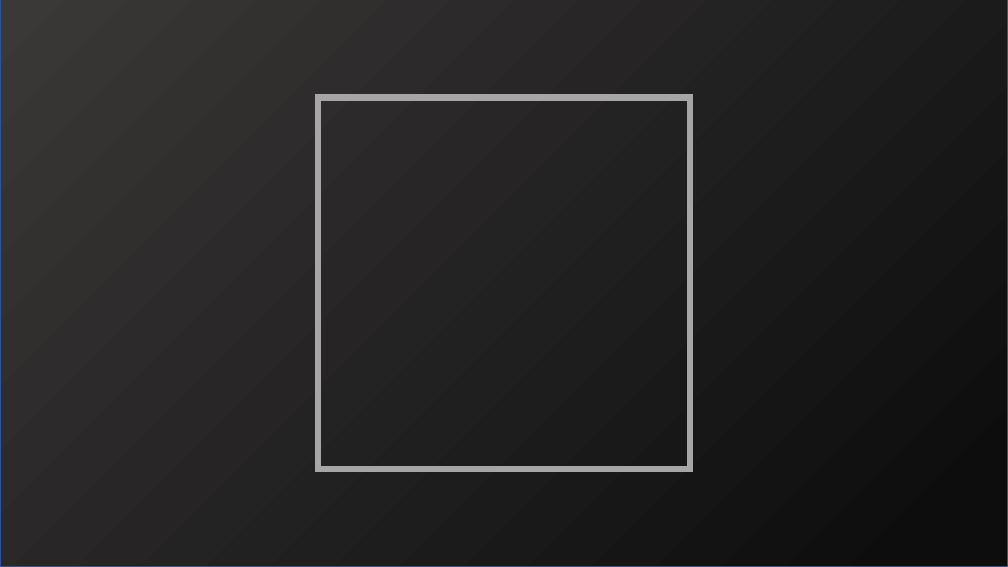
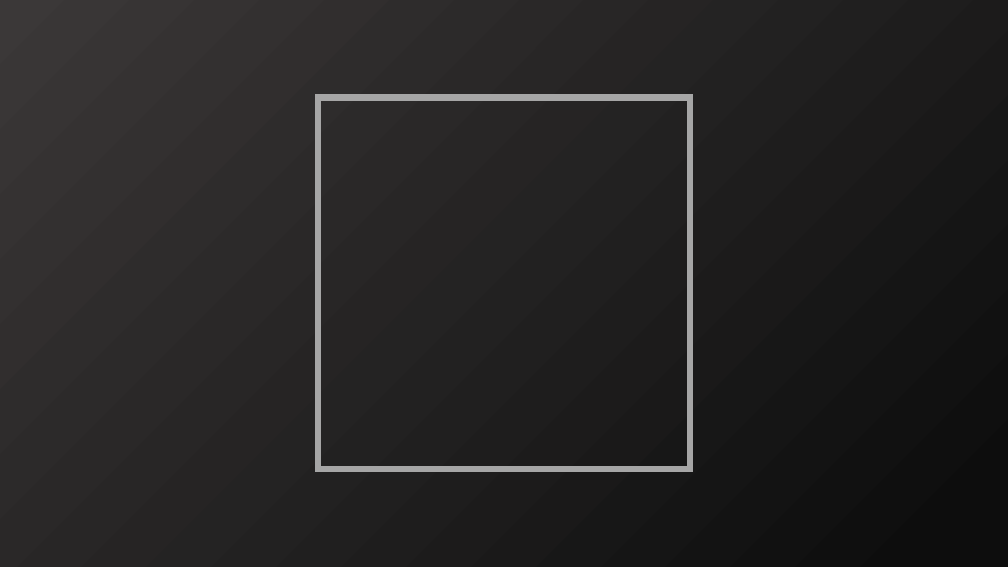
Before and after one commit to SamuelHiroyuki/Scrolls, a slide deck: slide 2 of Documentação/pptx/Apresentação.pptx. Drawn at 1008x567 pixels with LibreOffice and Linux fonts; fonts in the diff are those of the drawing. Boxes give left, top, right and bottom in pixels: in the first picture for what was removed or moved away, otherwise in the second. Text is boxed around its words. In the diff, an @@ line names an element or a change of style, - is before the commit and + after.

```diff
--- a/Documentação/pptx/Apresentação.pptx
+++ b/Documentação/pptx/Apresentação.pptx
@@ rectangle at bbox=[0, 0, 1008, 567]: outline #325491 1 pt to none @@
```
Also in this commit, not shown: 6 other slides changed, 2 slides removed.
